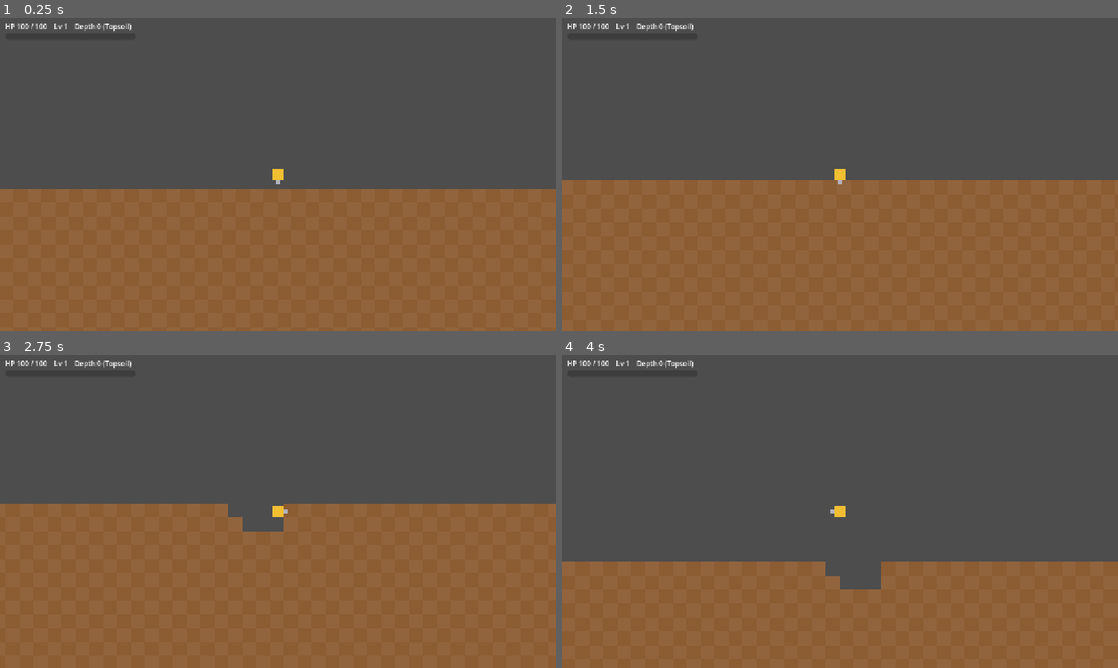
Above: before the commit, frames 1-4 (two rows, left to right).
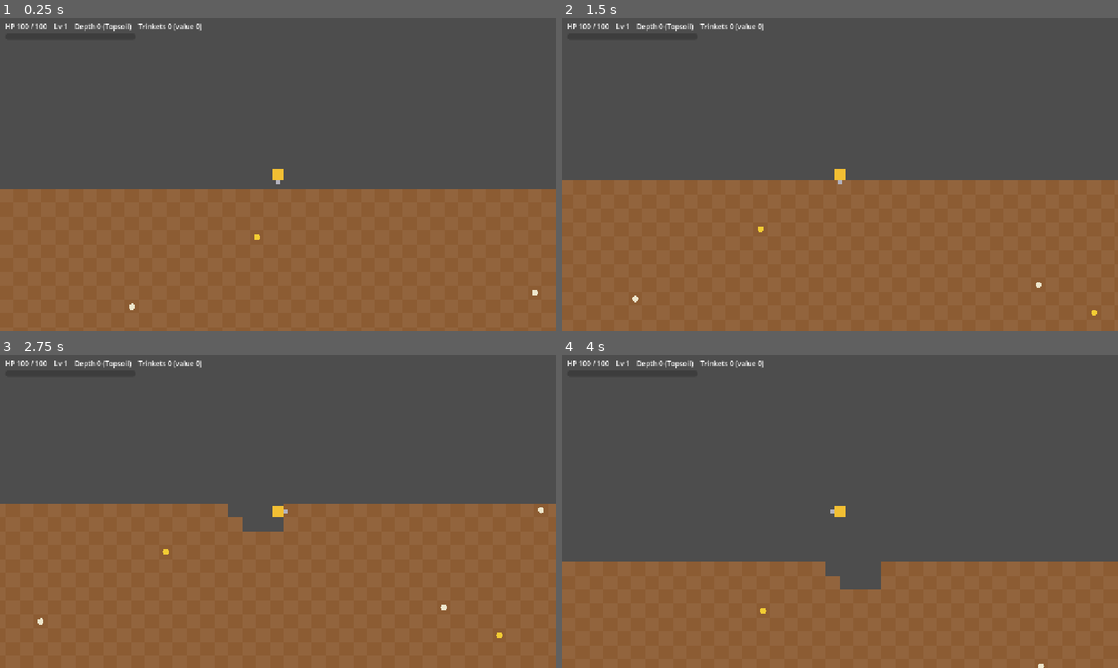
Above: after the commit, the same moments.

Repository: tygedavis/game-jam-2
Game: Godot game, scene res://scenes/main.tscn
Two runs of this game, one before a commit and one after it. Both use one fixed random seed, a clock stepped at 60 frames per second and the inputs below.
Inputs:
- Up to frame 1 (0.25 s): no input
- Up to frame 2 (1.5 s): tap Enter at 0.5, 0.6 s; hold Right (ui_right) 0.53-1.28 s; tap Keypad Enter at 0.8, 1.35 s; hold Down (ui_down) from 1.28 s (still down)
- Up to frame 3 (2.75 s): tap Enter at 1.55, 2.1 s; release Down (ui_down) at 2.03 s; hold Right (ui_right) from 2.03 s (still down); tap Keypad Enter at 2.3 s
- Up to frame 4 (4 s): release Right (ui_right) at 2.78 s; hold Up (ui_up) 2.78-3.53 s; tap Keypad Enter at 2.85, 3.8 s; tap Enter at 3.05 s; hold Left (ui_left) from 3.53 s (still down); tap 1 at 3.6 s

The runs differ from the first frame. In frame 1, 0.2% of the frame differs, in the area x 23-97%, y 1-94%; in frame 2, 0.2%; in frame 3, 0.2%, in the area x 6-98%, y 1-91%; in frame 4, 0.2%.

Commit message:
Milestone 5: buried trinkets, run stats HUD, results screen
About 0.8% of dirt tiles hide a TrinketDef, collected when the player's attack
breaks the tile. Death shows a results screen (depth, level, kills, trinkets)
with a retry.

Co-Authored-By: Claude Sonnet 5.5 <noreply@anthropic.com>

Diff:
--- /dev/null
+++ b/data/trinkets/bone.tres
@@ -0,0 +1,11 @@
+[gd_resource type="Resource" script_class="TrinketDef" load_steps=2 format=3]
+
+[ext_resource type="Script" path="res://scripts/data/trinket_def.gd" id="1"]
+
+[resource]
+script = ExtResource("1")
+display_name = "Old Bone"
+value = 1
+weight = 6.0
+min_layer = 0
+color = Color(0.93, 0.9, 0.8, 1)
--- /dev/null
+++ b/data/trinkets/coin.tres
@@ -0,0 +1,11 @@
+[gd_resource type="Resource" script_class="TrinketDef" load_steps=2 format=3]
+
+[ext_resource type="Script" path="res://scripts/data/trinket_def.gd" id="1"]
+
+[resource]
+script = ExtResource("1")
+display_name = "Lost Coin"
+value = 5
+weight = 3.0
+min_layer = 0
+color = Color(0.95, 0.8, 0.2, 1)
--- /dev/null
+++ b/data/trinkets/fossil.tres
@@ -0,0 +1,11 @@
+[gd_resource type="Resource" script_class="TrinketDef" load_steps=2 format=3]
+
+[ext_resource type="Script" path="res://scripts/data/trinket_def.gd" id="1"]
+
+[resource]
+script = ExtResource("1")
+display_name = "Fossil"
+value = 15
+weight = 3.0
+min_layer = 1
+color = Color(0.7, 0.65, 0.55, 1)
--- /dev/null
+++ b/data/trinkets/gem.tres
@@ -0,0 +1,11 @@
+[gd_resource type="Resource" script_class="TrinketDef" load_steps=2 format=3]
+
+[ext_resource type="Script" path="res://scripts/data/trinket_def.gd" id="1"]
+
+[resource]
+script = ExtResource("1")
+display_name = "Gem"
+value = 50
+weight = 1.0
+min_layer = 2
+color = Color(0.4, 0.9, 0.95, 1)
--- a/scenes/main.tscn
+++ b/scenes/main.tscn
@@ -19,6 +19,12 @@
 [ext_resource type="Resource" path="res://data/upgrades/attack_reach.tres" id="14"]
 [ext_resource type="Resource" path="res://data/upgrades/move_speed.tres" id="15"]
 
+[ext_resource type="Script" path="res://scripts/data/trinket_def.gd" id="16"]
+[ext_resource type="Resource" path="res://data/trinkets/bone.tres" id="17"]
+[ext_resource type="Resource" path="res://data/trinkets/coin.tres" id="18"]
+[ext_resource type="Resource" path="res://data/trinkets/fossil.tres" id="19"]
+[ext_resource type="Resource" path="res://data/trinkets/gem.tres" id="20"]
+
 [node name="Main" type="Node2D"]
 script = ExtResource("1")
 upgrade_defs = Array[ExtResource("11")]([ExtResource("12"), ExtResource("13"), ExtResource("14"), ExtResource("15")])
@@ -27,6 +33,7 @@
 [node name="Terrain" type="Node2D" parent="."]
 script = ExtResource("2")
 profile = ExtResource("8")
+trinket_defs = Array[ExtResource("16")]([ExtResource("17"), ExtResource("18"), ExtResource("19"), ExtResource("20")])
 overrides = Array[ExtResource("6")]([ExtResource("4"), ExtResource("5")])
 
 [node name="Drill" type="Node2D" parent="."]
--- /dev/null
+++ b/scripts/data/trinket_def.gd
@@ -0,0 +1,13 @@
+class_name TrinketDef
+extends Resource
+## A buried trinket. Add one by creating a TrinketDef .tres and listing it on the Terrain node.
+
+@export var display_name := "Trinket"
+## What it's worth (to the owner, later). Shown on the results screen.
+@export var value := 1
+## Relative chance among the trinkets available at a depth.
+@export var weight := 1.0
+## Shallowest layer (0 = topsoil) where it can appear.
+@export var min_layer := 0
+## Placeholder visuals.
+@export var color := Color(0.9, 0.9, 0.9)
--- a/scripts/drill.gd
+++ b/scripts/drill.gd
@@ -126,7 +126,7 @@
 	var b := terrain.world_to_cell(r.end - Vector2(0.01, 0.01))
 	for y in range(a.y, b.y + 1):
 		for x in range(a.x, b.x + 1):
-			terrain.damage(Vector2i(x, y), attack_damage)
+			terrain.damage(Vector2i(x, y), attack_damage, true)
 	for node in get_tree().get_nodes_in_group("enemies"):
 		var enemy := node as Enemy
 		if enemy and enemy.rect().intersects(r):
--- a/scripts/main.gd
+++ b/scripts/main.gd
@@ -23,6 +23,11 @@
 var _xp_bar: ProgressBar
 var _menu: LevelUpMenu
 var _pending_levels := 0
+var _results: ResultsScreen
+var _max_row := 0
+var _kills := 0
+var _trinkets := {} # display_name -> count
+var _trinket_value := 0
 
 
 func _ready() -> void:
@@ -43,6 +48,10 @@
 	_xp_bar.show_percentage = false
 	layer.add_child(_xp_bar)
 	add_child(layer)
+	terrain.trinket_collected.connect(_on_trinket_collected)
+	_results = ResultsScreen.new()
+	_results.retry.connect(_on_retry)
+	add_child(_results)
 	_menu = LevelUpMenu.new()
 	_menu.chosen.connect(_on_upgrade_chosen)
 	add_child(_menu)
@@ -77,7 +86,13 @@
 	add_child(enemy)
 
 
+func _on_trinket_collected(def: TrinketDef) -> void:
+	_trinkets[def.display_name] = _trinkets.get(def.display_name, 0) + 1
+	_trinket_value += def.value
+
+
 func _on_enemy_killed(def: EnemyDef, _at: Vector2) -> void:
+	_kills += 1
 	drill.gain_xp(def.xp)
 
 
@@ -107,13 +122,30 @@
 
 
 func _on_player_died() -> void:
-	# Placeholder until the results screen (milestone 5): restart the run.
-	get_tree().reload_current_scene.call_deferred()
+	if _menu.visible:
+		_menu.visible = false
+	var lines := PackedStringArray(["YOU WERE OVERRUN", "",
+		"Deepest: %d  (%s)" % [_max_row, terrain.layer_name(_max_row)],
+		"Level: %d    Enemies drilled: %d" % [drill.level, _kills], "", "Trinkets found:"])
+	if _trinkets.is_empty():
+		lines.append("  (none)")
+	for name in _trinkets:
+		lines.append("  %s x%d" % [name, _trinkets[name]])
+	lines.append("")
+	lines.append("Total value: %d" % _trinket_value)
+	_results.show_results("\n".join(lines))
+
+
+func _on_retry() -> void:
+	get_tree().paused = false
+	get_tree().reload_current_scene()
 
 
 func _update_hud() -> void:
 	var row := maxi(terrain.world_to_cell(drill.position).y, 0)
-	_hud.text = "HP %d / %d    Lv %d    Depth %d (%s)" % [
-		maxf(drill.hp, 0.0), drill.max_hp, drill.level, row, terrain.layer_name(row)]
+	_max_row = maxi(_max_row, row)
+	_hud.text = "HP %d / %d    Lv %d    Depth %d (%s)    Trinkets %d (value %d)" % [
+		maxf(drill.hp, 0.0), drill.max_hp, drill.level, row, terrain.layer_name(row),
+		_trinkets.values().reduce(func(a: int, b: int) -> int: return a + b, 0), _trinket_value]
 	_xp_bar.max_value = drill.xp_to_next()
 	_xp_bar.value = drill.xp
--- /dev/null
+++ b/scripts/results_screen.gd
@@ -0,0 +1,43 @@
+class_name ResultsScreen
+extends CanvasLayer
+## End-of-run summary. Pauses the game; emits retry when the player continues.
+
+signal retry
+
+var _label: Label
+
+
+func _ready() -> void:
+	process_mode = Node.PROCESS_MODE_ALWAYS
+	layer = 20
+	visible = false
+	var dim := ColorRect.new()
+	dim.color = Color(0, 0, 0, 0.75)
+	dim.set_anchors_preset(Control.PRESET_FULL_RECT)
+	add_child(dim)
+	var center := CenterContainer.new()
+	center.set_anchors_preset(Control.PRESET_FULL_RECT)
+	add_child(center)
+	var col := VBoxContainer.new()
+	col.add_theme_constant_override("separation", 20)
+	center.add_child(col)
+	_label = Label.new()
+	_label.horizontal_alignment = HORIZONTAL_ALIGNMENT_CENTER
+	col.add_child(_label)
+	var button := Button.new()
+	button.text = "Dig again (Enter)"
+	button.pressed.connect(func() -> void: retry.emit())
+	col.add_child(button)
+	button.grab_focus.call_deferred()
+
+
+func show_results(text: String) -> void:
+	_label.text = text
+	visible = true
+	get_tree().paused = true
+
+
+func _input(event: InputEvent) -> void:
+	if visible and event is InputEventKey and event.pressed and not event.echo \
+			and event.physical_keycode in [KEY_ENTER, KEY_KP_ENTER]:
+		retry.emit()
--- a/scripts/terrain.gd
+++ b/scripts/terrain.gd
@@ -4,6 +4,8 @@
 ## depth is unbounded. Only tiles that have been damaged or dug are stored; any other
 ## tile is untouched dirt whose HP comes from the depth formula (TerrainProfile) or a
 ## LayerDef override. Visuals are placeholder rects.
+
+signal trinket_collected(def: TrinketDef)
 
 const TILE := 32
 const WIDTH := 60
@@ -12,12 +14,19 @@
 ## Optional hand-authored layers (name, colour, HP overrides), keyed by layer_index.
 @export var overrides: Array[LayerDef] = []
 
+## Trinkets that can be buried. Edit on the Terrain node in main.tscn.
+@export var trinket_defs: Array[TrinketDef] = []
+## Fraction of dirt tiles that hide a trinket.
+@export var trinket_chance := 0.008
+
+var _seed := 0
 var _override_by_layer := {}
 var _tiles := {} # Vector2i -> current HP (<= 0 means dug out)
 var _view := Rect2()
 
 
 func _ready() -> void:
+	_seed = randi()
 	for o in overrides:
 		_override_by_layer[o.layer_index] = o
 
@@ -60,14 +69,51 @@
 	return cell.x >= 0 and cell.x < WIDTH and cell.y >= 0 and _hp_at(cell) > 0.0
 
 
-## Damages a dirt tile. Returns true if it broke.
-func damage(cell: Vector2i, amount: float) -> bool:
+## Damages a dirt tile. Returns true if it broke. Only the player's attacks pass
+## collect = true; a trinket in a tile broken by anything else is lost.
+func damage(cell: Vector2i, amount: float, collect := false) -> bool:
 	if not is_dirt(cell):
 		return false
 	var hp := maxf(_hp_at(cell) - amount, 0.0)
 	_tiles[cell] = hp
 	queue_redraw()
-	return hp <= 0.0
+	if hp > 0.0:
+		return false
+	if collect:
+		var trinket := trinket_at(cell)
+		if trinket:
+			trinket_collected.emit(trinket)
+	return true
+
+
+## The trinket buried in this tile, or null. Deterministic per run from the cell.
+func trinket_at(cell: Vector2i) -> TrinketDef:
+	if cell.y < 0 or cell.x < 0 or cell.x >= WIDTH or trinket_defs.is_empty():
+		return null
+	var h := _mix(cell.x * 73856093 ^ cell.y * 19349663 ^ _seed)
+	if (h % 100000) / 100000.0 >= trinket_chance:
+		return null
+	var layer := profile.layer_of(cell.y)
+	var total := 0.0
+	for t in trinket_defs:
+		if t.min_layer <= layer:
+			total += t.weight
+	if total <= 0.0:
+		return null
+	var roll := ((_mix(h) % 100000) / 100000.0) * total
+	for t in trinket_defs:
+		if t.min_layer > layer:
+			continue
+		roll -= t.weight
+		if roll <= 0.0:
+			return t
+	return null
+
+
+func _mix(x: int) -> int:
+	x = ((x >> 16) ^ x) * 0x45d9f3b & 0x7fffffff
+	x = ((x >> 16) ^ x) * 0x45d9f3b & 0x7fffffff
+	return (x >> 16) ^ x
 
 
 func world_to_cell(pos: Vector2) -> Vector2i:
@@ -94,3 +140,6 @@
 			if hp < full:
 				c = c.darkened(1.0 - hp / full)
 			draw_rect(Rect2(x * TILE, y * TILE, TILE, TILE), c)
+			var trinket := trinket_at(Vector2i(x, y))
+			if trinket:
+				draw_circle(Vector2(x + 0.5, y + 0.5) * TILE, TILE * 0.22, trinket.color)
Not shown: 1 places in scenes/main.tscn that only renumber resources
Not shown, added: scripts/data/trinket_def.gd.uid
Not shown, added: scripts/results_screen.gd.uid
